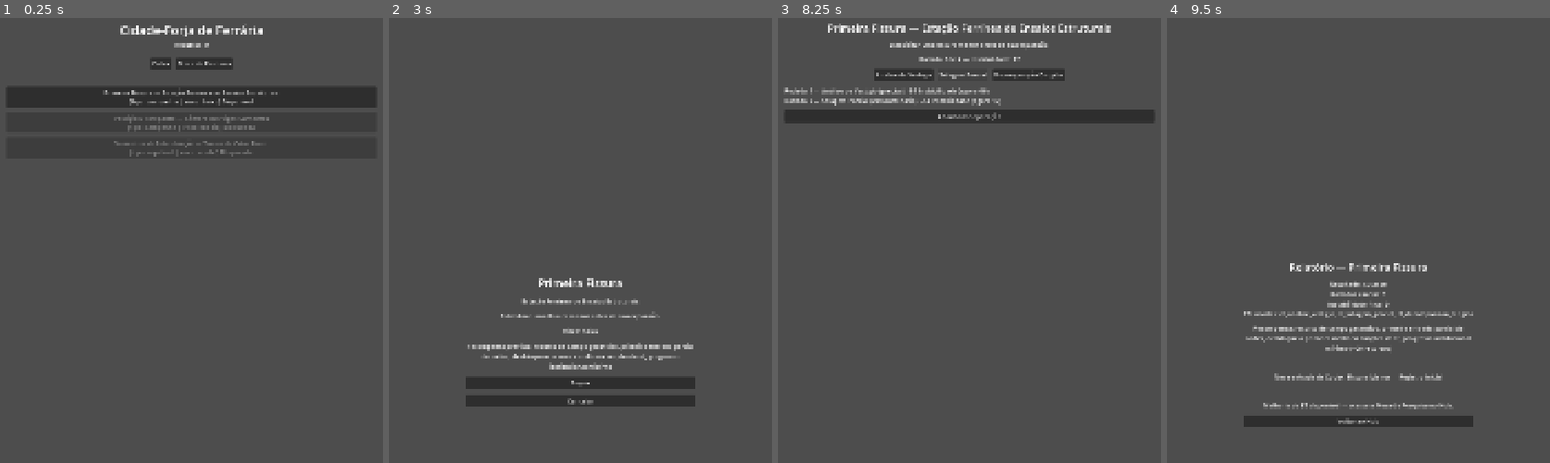
Above: before the commit, frames 1-4 (left to right).
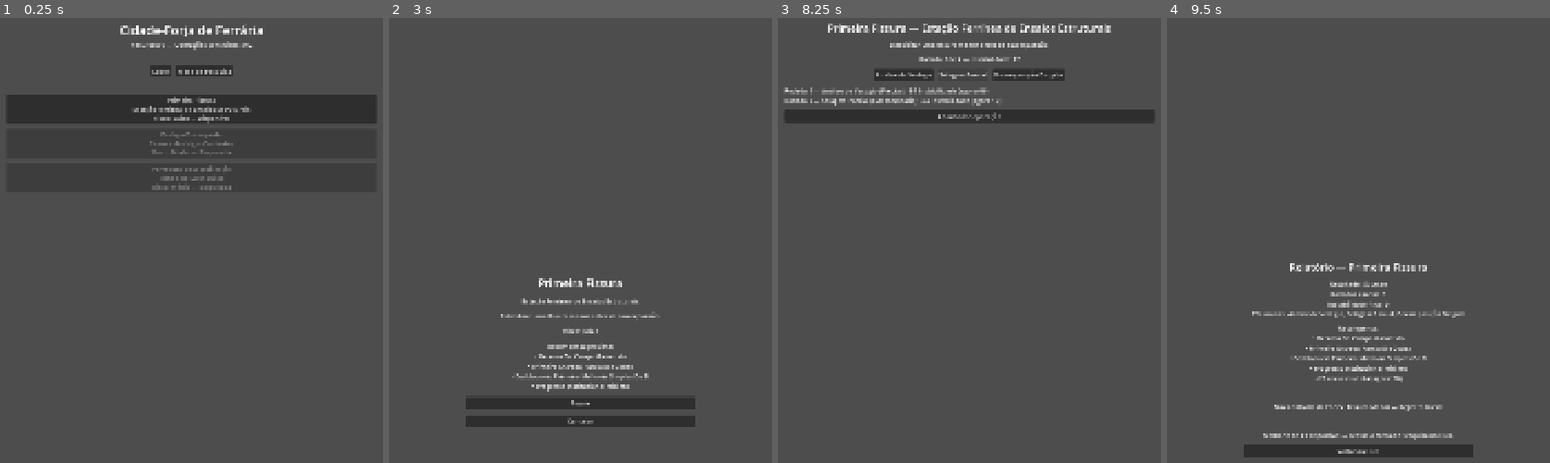
Above: after the commit, the same moments.

Repository: itsmeluan/azoth-breach
Game: Godot game, scene res://scenes/app/app_shell.tscn
The game is run twice, just before and just after one commit, with the same random seed, the same clock (stepped at 60 frames per second) and the same inputs.
Inputs:
- Up to frame 1 (0.25 s): no input
- Up to frame 2 (3 s): click "Codex" at 0.5 s; click "Mesa de Pesquisa" at 1.25 s; click "Voltar ao Hub" at 2 s; click "Primeira Fissura — Estação Fe…" (after the commit: "Primeira Fissura Estação Ferr…") at 2.75 s
- Up to frame 3 (8.25 s): click "Seguir" at 3.5 s; click "Build de Agressão" at 4.25 s; click "Build de Contenção" at 5 s; click "Build de Investigação" at 5.75 s; click "Confirmar e entrar em campo" at 6.5 s; click "Análise de Vestígio" at 7.25 s; click "Selagem Parcial" at 8 s
- Up to frame 4 (9.5 s): click "Decomposição Dirigida" at 8.75 s

The runs differ from the first frame. In frame 1, 4.3% of the frame differs, in the area x 1-99%, y 5-39%; in frame 2, 4.6%; in frame 3, 0.2%; in frame 4, 6.0%, in the area x 20-80%, y 59-99%.

Commit message:
M6: polimento interno da slice
05.12 não define blocos de backlog formais para M6 — só pede
"organizar correções, refinamentos e estabilização sobre os blocos já
existentes", sem reabrir a arquitetura base. Escopo desta sessão,
guiado pelo "Resultado esperado" do próprio M6: comunicar melhor o
hub; comunicar melhor risco e recompensa; tornar o retorno ao hub mais
satisfatório; estabilizar inconsistências de fluxo.

Cria scripts/services/text_format.gd (format_slug, format_reward_list)
para parar de duplicar a mesma lógica de formatação de slug em
briefing_screen.gd e report_screen.gd — reaproveitado também no quadro
de operações e no relatório.

- Quadro de operações: texto reformatado em 3 linhas (nome / sublocal /
  risco — status), removendo "tipo:" cru que já é comunicado de forma
  mais útil pelo próprio rótulo de estado ("Repetível" vs "Concluída").
- Briefing e Relatório: recompensas em lista com marcador em vez de
  string separada por vírgula; risco capitalizado.
- Relatório: mostra o total de recursos após a concessão
  ("+20 recursos (total agora: N)"), não só o delta — "retorno ao hub
  mais satisfatório" (o jogador vê o que tem agora, não só o que
  ganhou). ETs usadas agora mostram o nome de exibição (ex. "Selagem
  Parcial") em vez do ID cru formatado (bug real encontrado na revisão:
  "Et Selagem Parcial", com o prefixo "et_" vazando pro texto).
- Campo de operação: progresso de vestígios (objetivo duplo) agora
  fica visível permanentemente na linha de status, não só no log de
  rodadas.
- Hub: nova linha de resumo "Operações concluídas: X/Y" (calculado
  dinamicamente por tipo "campanha", não hardcoded), além dos recursos
  já exibidos — dá senso de progresso ao voltar.
- data/operations/*.json: corrige risk_level de "medio" para "médio"
  em Vestígio Discrepante e Varredura — a raiz do "Risco: Medio" sem
  acento agora visível de forma proeminente (antes era um enum interno
  discreto, TextFormat.format_slug o expôs diretamente ao jogador).

Validado headless: parse limpo, fluxo completo Op01 -> Op02 (com
vestígios) conferindo cada texto novo (risco acentuado, nomes de ET
corretos, progresso de vestígio persistente, totais de recursos,
resumo do hub), via debug temporário removido antes do commit.

Refs: M6 (docs/05_produto/AZOTH_05.12) — fecha a vertical slice
(M1-M6)

Diff:
--- a/game/data/operations/op_varredura_estabilizacao.json
+++ b/game/data/operations/op_varredura_estabilizacao.json
@@ -4,7 +4,7 @@
   "name": "Varredura de Estabilização",
   "type": "repetivel",
   "sublocal": "Túneis de Calor Baixo",
-  "risk_level": "medio",
+  "risk_level": "médio",
   "objective_primary": "Responder a incidentes menores persistentes na mesma região para coletar recurso e reduzir instabilidade local.",
   "rewards_guaranteed": [
     "recurso_comum_garantido",
--- a/game/data/operations/op_vestigio_discrepante.json
+++ b/game/data/operations/op_vestigio_discrepante.json
@@ -4,7 +4,7 @@
   "name": "Vestígio Discrepante",
   "type": "campanha",
   "sublocal": "Câmara das Vigas Cantantes",
-  "risk_level": "medio",
+  "risk_level": "médio",
   "objective_primary": "Estabilizar o segundo incidente e recuperar vestígios incompatíveis com a leitura institucional inicial.",
   "rewards_guaranteed": [
     "recurso_de_campo_garantido",
--- a/game/scenes/hub/hub_screen.tscn
+++ b/game/scenes/hub/hub_screen.tscn
@@ -31,11 +31,12 @@
 anchors_preset = 5
 anchor_left = 0.5
 anchor_right = 0.5
-offset_left = -220.0
+offset_left = -260.0
 offset_top = 130.0
-offset_right = 220.0
-offset_bottom = 170.0
+offset_right = 260.0
+offset_bottom = 190.0
 grow_horizontal = 2
+autowrap_mode = 3
 text = ""
 horizontal_alignment = 1
 
@@ -45,9 +46,9 @@
 anchor_left = 0.5
 anchor_right = 0.5
 offset_left = -160.0
-offset_top = 175.0
+offset_top = 195.0
 offset_right = 160.0
-offset_bottom = 205.0
+offset_bottom = 225.0
 grow_horizontal = 2
 alignment = 1
 theme_override_constants/separation = 12
@@ -66,7 +67,7 @@
 anchor_right = 1.0
 anchor_bottom = 1.0
 offset_left = 60.0
-offset_top = 250.0
+offset_top = 270.0
 offset_right = -60.0
 offset_bottom = -40.0
 grow_horizontal = 2
--- a/game/scripts/features/hub/hub_screen.gd
+++ b/game/scripts/features/hub/hub_screen.gd
@@ -1,11 +1,13 @@
 extends Control
 
 const CodexLoader = preload("res://scripts/services/codex_loader.gd")
+const OperationLoader = preload("res://scripts/services/operation_loader.gd")
 
 signal navigate_to(scene_path: String, context: Dictionary)
 
 const BRIEFING_SCENE := "res://scenes/operations/briefing_screen.tscn"
 const RESEARCH_SCENE := "res://scenes/research/research_screen.tscn"
+const CAMPAIGN_TYPE := "campanha"
 
 @onready var operation_board: VBoxContainer = $OperationBoard
 @onready var status_label: Label = $HubSubtitle
@@ -18,10 +20,21 @@
 
 func _ready() -> void:
 	operation_board.operation_selected.connect(_on_operation_selected)
-	status_label.text = "Recursos: %d" % SliceState.resources
+	status_label.text = "Recursos: %d — %s" % [SliceState.resources, _campaign_progress_text()]
 	codex_button.pressed.connect(_on_codex_pressed)
 	research_button.pressed.connect(_on_research_pressed)
 	codex_close_button.pressed.connect(func() -> void: codex_popup.hide())
+
+
+func _campaign_progress_text() -> String:
+	var campaign_operations := OperationLoader.load_all().filter(
+		func(operation: Dictionary) -> bool: return operation.get("type", "") == CAMPAIGN_TYPE
+	)
+	var completed := 0
+	for operation in campaign_operations:
+		if SliceState.is_operation_completed(operation.get("id", "")):
+			completed += 1
+	return "Operações concluídas: %d/%d" % [completed, campaign_operations.size()]
 
 
 func _on_operation_selected(operation_id: String) -> void:
--- a/game/scripts/features/hub/operation_board.gd
+++ b/game/scripts/features/hub/operation_board.gd
@@ -2,6 +2,7 @@
 
 const OperationLoader = preload("res://scripts/services/operation_loader.gd")
 const OperationState = preload("res://scripts/services/operation_state.gd")
+const TextFormat = preload("res://scripts/services/text_format.gd")
 
 signal operation_selected(operation_id: String)
 
@@ -24,11 +25,10 @@
 
 	var button := Button.new()
 	button.disabled = not selectable
-	button.text = "%s — %s\n[tipo: %s | risco: %s] %s" % [
+	button.text = "%s\n%s\nRisco: %s — %s" % [
 		operation.get("name", ""),
 		operation.get("sublocal", ""),
-		operation.get("type", ""),
-		operation.get("risk_level", ""),
+		TextFormat.format_slug(operation.get("risk_level", "")),
 		OperationState.label(state),
 	]
 	if selectable:
--- a/game/scripts/features/operations/briefing_screen.gd
+++ b/game/scripts/features/operations/briefing_screen.gd
@@ -1,6 +1,7 @@
 extends Control
 
 const OperationLoader = preload("res://scripts/services/operation_loader.gd")
+const TextFormat = preload("res://scripts/services/text_format.gd")
 
 signal navigate_to(scene_path: String, context: Dictionary)
 
@@ -36,13 +37,9 @@
 	operation_name_label.text = _operation.get("name", "")
 	sublocal_label.text = _operation.get("sublocal", "")
 	objective_label.text = _operation.get("objective_primary", "")
-	risk_label.text = "Risco: %s" % _operation.get("risk_level", "")
+	risk_label.text = "Risco: %s" % TextFormat.format_slug(_operation.get("risk_level", ""))
 	var rewards: Array = _operation.get("rewards_guaranteed", [])
-	rewards_label.text = "Recompensa prevista: %s" % ", ".join(rewards.map(_format_slug))
-
-
-func _format_slug(slug: String) -> String:
-	return String(slug).replace("_", " ")
+	rewards_label.text = "Recompensa prevista:\n%s" % TextFormat.format_reward_list(rewards)
 
 
 func _on_continue_pressed() -> void:
--- a/game/scripts/features/operations/operation_field_screen.gd
+++ b/game/scripts/features/operations/operation_field_screen.gd
@@ -4,6 +4,7 @@
 const LoadoutLoader = preload("res://scripts/services/loadout_loader.gd")
 const ETLoader = preload("res://scripts/services/et_loader.gd")
 const ETResolution = preload("res://scripts/services/et_resolution.gd")
+const TextFormat = preload("res://scripts/services/text_format.gd")
 
 signal navigate_to(scene_path: String, context: Dictionary)
 
@@ -125,7 +126,7 @@
 
 	var et_name: String = _ets_by_id.get(et_id, {}).get("name", et_id)
 	var line := "Rodada %d — %s (%s): -%d Instabilidade (agora %d)" % [
-		_round, et_name, quality, delta, _instability,
+		_round, et_name, TextFormat.format_slug(quality), delta, _instability,
 	]
 	if is_dual_attempt:
 		line += " | Vestígio coletado (%d/%d)" % [_evidence, _evidence_target]
@@ -138,7 +139,10 @@
 
 
 func _update_status() -> void:
-	status_label.text = "Rodada %d de %d — Instabilidade: %d" % [_round, _max_rounds, _instability]
+	var text := "Rodada %d de %d — Instabilidade: %d" % [_round, _max_rounds, _instability]
+	if _evidence_target > 0:
+		text += " — Vestígios: %d/%d" % [_evidence, _evidence_target]
+	status_label.text = text
 
 
 func _finish_operation() -> void:
--- a/game/scripts/features/reports/report_screen.gd
+++ b/game/scripts/features/reports/report_screen.gd
@@ -2,6 +2,8 @@
 
 const OperationLoader = preload("res://scripts/services/operation_loader.gd")
 const CodexLoader = preload("res://scripts/services/codex_loader.gd")
+const ETLoader = preload("res://scripts/services/et_loader.gd")
+const TextFormat = preload("res://scripts/services/text_format.gd")
 
 signal navigate_to(scene_path: String, context: Dictionary)
 
@@ -29,10 +31,10 @@
 	title_label.text = "Relatório — %s" % operation.get("name", "")
 
 	var summary_text := "Resultado: %s\nRodadas usadas: %d\nInstabilidade final: %d\nETs usadas: %s" % [
-		_context.get("outcome", ""),
+		TextFormat.format_slug(_context.get("outcome", "")),
 		_context.get("rounds_used", 0),
 		_context.get("final_instability", 0),
-		", ".join(_context.get("ets_used", [])),
+		", ".join(_context.get("ets_used", []).map(_et_display_name)),
 	]
 	var evidence_target: int = _context.get("evidence_target", 0)
 	if evidence_target > 0:
@@ -40,8 +42,10 @@
 	summary_label.text = summary_text
 
 	var rewards: Array = operation.get("rewards_guaranteed", [])
-	rewards_label.text = "Recompensa: %s (+%d recursos)" % [
-		", ".join(rewards.map(_format_slug)), SliceState.RESOURCE_GRANT_PER_OPERATION,
+	rewards_label.text = "Recompensa:\n%s\n+%d recursos (total agora: %d)" % [
+		TextFormat.format_reward_list(rewards),
+		SliceState.RESOURCE_GRANT_PER_OPERATION,
+		SliceState.resources,
 	]
 
 	chase_loot_label.text = _build_chase_loot_notice()
@@ -66,7 +70,7 @@
 		return ""
 	var names: Array[String] = []
 	for chase_id in chase_loot_this_run:
-		names.append(_format_slug(chase_id).capitalize())
+		names.append(TextFormat.format_slug(chase_id))
 	return "Loot raro obtido: %s!" % ", ".join(names)
 
 
@@ -91,8 +95,11 @@
 	return {}
 
 
-func _format_slug(slug: String) -> String:
-	return String(slug).replace("_", " ")
+func _et_display_name(et_id: String) -> String:
+	for et in ETLoader.load_all():
+		if et.get("id") == et_id:
+			return et.get("name", et_id)
+	return et_id
 
 
 func _on_return_pressed() -> void:
--- /dev/null
+++ b/game/scripts/services/text_format.gd
@@ -0,0 +1,12 @@
+extends RefCounted
+
+
+static func format_slug(slug: String) -> String:
+	return String(slug).capitalize()
+
+
+static func format_reward_list(rewards: Array) -> String:
+	var lines: Array[String] = []
+	for reward in rewards:
+		lines.append("• %s" % format_slug(reward))
+	return "\n".join(lines)
Not shown, added: game/scripts/services/text_format.gd.uid
